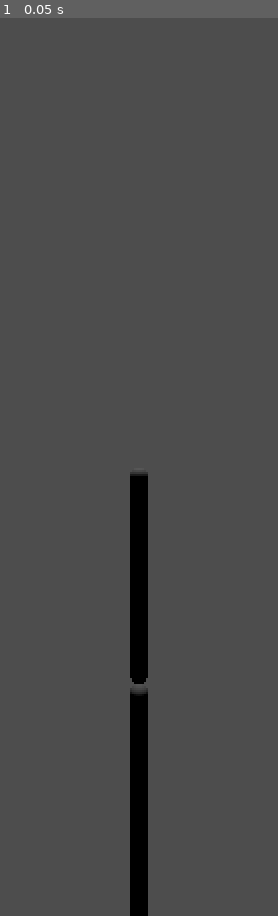
Above: before the commit, frame 1.
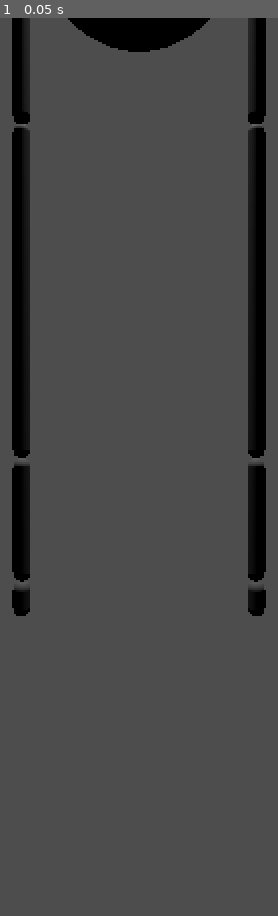
Above: after the commit, the same moment.

Repository: jehoz/legs-and-gaits
Game: Godot game, scene res://scenes/default.tscn
Two runs of this game, one before a commit and one after it. Both use one fixed random seed, a clock stepped at 60 frames per second and the inputs below.
Inputs:
- Up to frame 1 (0.05 s): no input

The runs differ from the first frame. In frame 1, 13% of the frame differs, in the area x 4-96%, y 0-100%.

Commit message:
Generate body segment on ready

Diff:
--- a/scripts/body_segment.gd
+++ b/scripts/body_segment.gd
@@ -1,5 +1,24 @@
 class_name BodySegment extends Node3D
 
 @export var radius: float = 0.2
+
 @onready var leg_l: Leg = $"Leg L"
 @onready var leg_r: Leg = $"Leg R"
+
+var resting_height: float = 0
+
+func _ready():
+	if leg_l != null:
+		resting_height = leg_l.max_length()
+		leg_l.position.x = -radius
+
+	if leg_r != null:
+		leg_r.position.x = radius
+
+	var mesh = MeshInstance3D.new()
+	mesh.mesh = SphereMesh.new()
+	mesh.mesh.radius = radius
+	mesh.mesh.height = 2 * radius
+	add_child(mesh)
+
+	position.y = resting_height
--- a/scripts/leg.gd
+++ b/scripts/leg.gd
@@ -50,3 +50,6 @@
 	mesh.position.y = -(segment_length/2)
 
 	return segment
+
+func max_length():
+	return femur_length + tibia_length + metatarsal_length * cos(ankle_rise)
